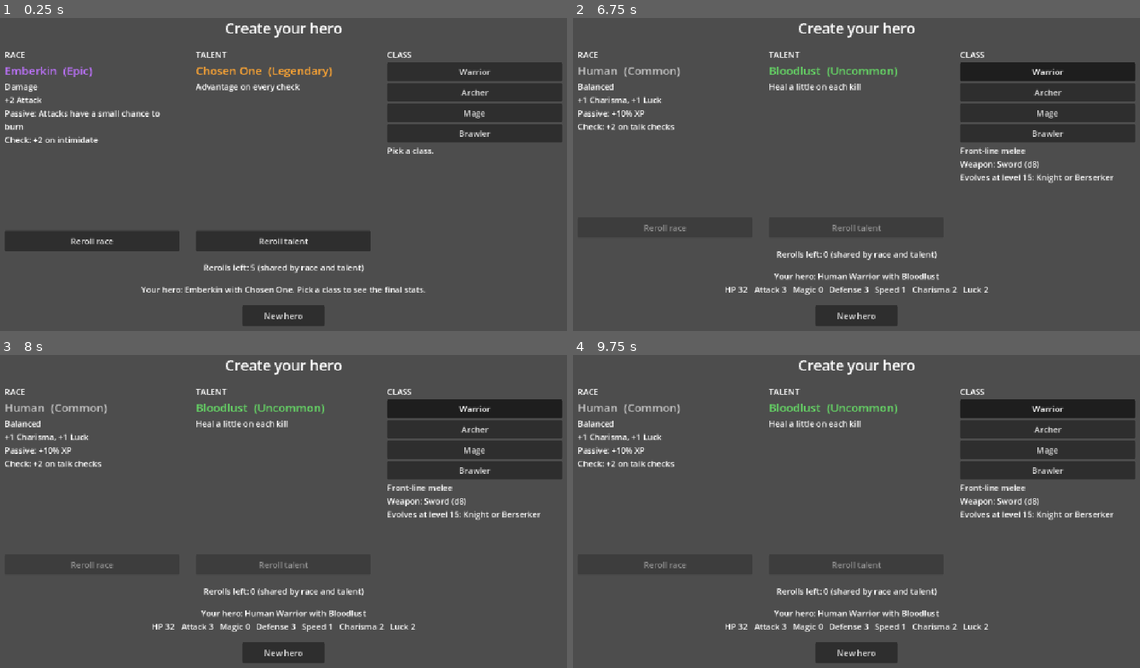
Above: before the commit, frames 1-4 (two rows, left to right).
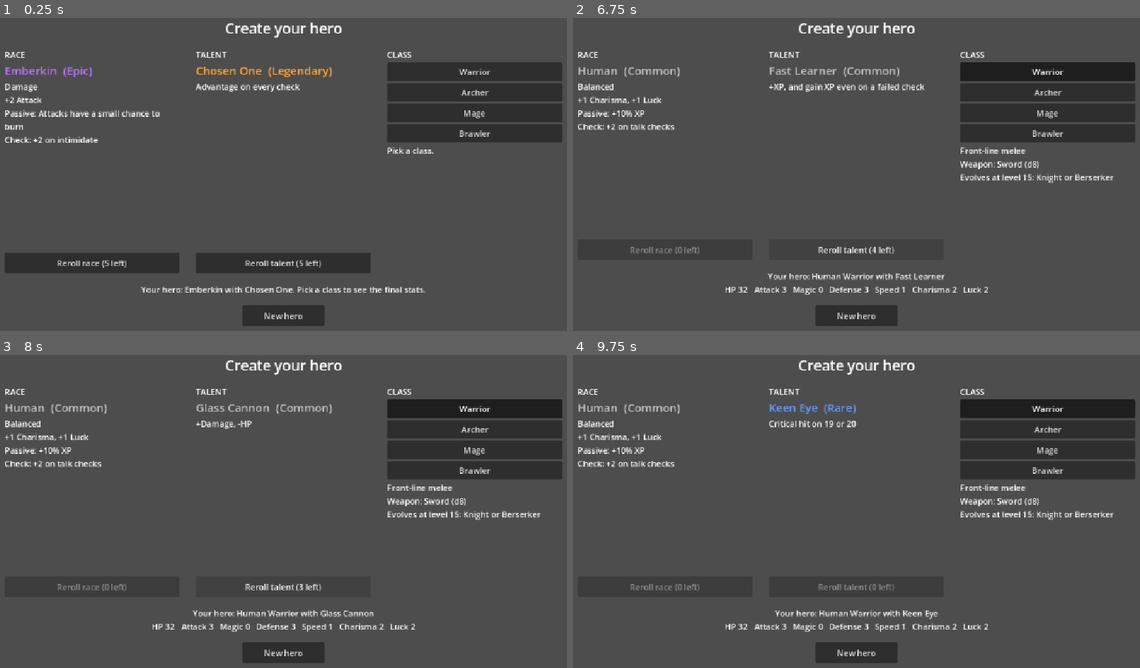
Above: after the commit, the same moments.

Repository: khasmn/project-k
Game: Godot game, scene res://scenes/character/character_creation.tscn
Two runs of this game, one before a commit and one after it. Both use one fixed random seed, a clock stepped at 60 frames per second and the inputs below.
Inputs (mouse positions are in pixels of both pictures, inside the frame that each line leads up to):
- Up to frame 1 (0.25 s): no input
- Up to frame 2 (6.75 s): click "New hero" at 0.5 s; click "New hero" at 1.25 s; click "Reroll race" (after the commit: "Reroll race (5 left)") at 2 s; click "Reroll race" (after the commit: "Reroll race (4 left)") at 2.75 s; click "Reroll race" (after the commit: "Reroll race (3 left)") at 3.5 s; click "Reroll race" (after the commit: "Reroll race (2 left)") at 4.25 s; click "Reroll race" (after the commit: "Reroll race (1 left)") at 5 s; click "Warrior" at 5.75 s; click (856, 249) at 6.5 s, where only the run after the commit has a clickable "Reroll talent (5 left)"
- Up to frame 3 (8 s): click (283, 586) at 7.25 s, where only the run after the commit has a clickable "Reroll talent (4 left)"
- Up to frame 4 (9.75 s): click (856, 586) at 8 s, where only the run after the commit has a clickable "Reroll talent (3 left)"; click (856, 586) at 8.75 s, where only the run after the commit has a clickable "Reroll talent (2 left)"; click (856, 586) at 9.5 s, where only the run after the commit has a clickable "Reroll talent (1 left)"

The runs differ from the first frame. In frame 1, 7.4% of the frame differs, in the area x 0-66%, y 68-82%; in frame 2, 1.9%; in frame 3, 1.8%; in frame 4, 1.6%.

Commit message:
5 rerolls each for race and talent instead of 5 shared
Co-Authored-By: Claude Opus 5.5 <noreply@anthropic.com>

Diff:
--- a/scenes/character/character_creation.tscn
+++ b/scenes/character/character_creation.tscn
@@ -108,11 +108,6 @@
 layout_mode = 2
 autowrap_mode = 3
 
-[node name="RerollsLabel" type="Label" parent="Margin/VBox"]
-unique_name_in_owner = true
-layout_mode = 2
-horizontal_alignment = 1
-
 [node name="HeroSummary" type="Label" parent="Margin/VBox"]
 unique_name_in_owner = true
 layout_mode = 2
--- a/scripts/character/character_creation.gd
+++ b/scripts/character/character_creation.gd
@@ -1,5 +1,5 @@
 extends Control
-## Character creation screen: shows the rolled race and talent, shared rerolls, and class buttons.
+## Character creation screen: shows the rolled race and talent with their rerolls, and class buttons.
 
 const RARITY_COLORS: Dictionary = {
 	"common": Color(0.75, 0.75, 0.75), "uncommon": Color(0.4, 0.85, 0.4), "rare": Color(0.4, 0.6, 1.0),
@@ -52,9 +52,10 @@
 		%ClassInfo.text = "%s\nWeapon: %s (d%d)\nEvolves at level 15: %s" % [
 			hero_class.role, hero_class.weapon, hero_class.damage_die, hero_class.evolves]
 
-	%RerollsLabel.text = "Rerolls left: %d (shared by race and talent)" % draft.rerolls_left
-	%RerollRaceButton.disabled = draft.rerolls_left == 0
-	%RerollTalentButton.disabled = draft.rerolls_left == 0
+	%RerollRaceButton.text = "Reroll race (%d left)" % draft.race_rerolls_left
+	%RerollTalentButton.text = "Reroll talent (%d left)" % draft.talent_rerolls_left
+	%RerollRaceButton.disabled = draft.race_rerolls_left == 0
+	%RerollTalentButton.disabled = draft.talent_rerolls_left == 0
 	%HeroSummary.text = _summary()
 
 
--- a/scripts/character/character_draft.gd
+++ b/scripts/character/character_draft.gd
@@ -1,6 +1,6 @@
 class_name CharacterDraft
 extends RefCounted
-## A hero being created: rolled race and talent, picked class, and the shared rerolls.
+## A hero being created: rolled race and talent, picked class, and 5 rerolls each for race and talent.
 
 const RARITY_CHANCES: Dictionary = {"common": 50, "uncommon": 25, "rare": 15, "epic": 8, "legendary": 2}
 const REROLLS: int = 5
@@ -12,23 +12,24 @@
 var race_id: String = roll_by_rarity(races)
 var talent_id: String = roll_by_rarity(talents)
 var class_id: String = ""
-var rerolls_left: int = REROLLS
+var race_rerolls_left: int = REROLLS
+var talent_rerolls_left: int = REROLLS
 
 
-## Spend one shared reroll on the race. Returns false if none are left.
+## Spend one race reroll. Returns false if none are left.
 func reroll_race() -> bool:
-	if rerolls_left == 0:
+	if race_rerolls_left == 0:
 		return false
-	rerolls_left -= 1
+	race_rerolls_left -= 1
 	race_id = roll_by_rarity(races)
 	return true
 
 
-## Spend one shared reroll on the talent. Returns false if none are left.
+## Spend one talent reroll. Returns false if none are left.
 func reroll_talent() -> bool:
-	if rerolls_left == 0:
+	if talent_rerolls_left == 0:
 		return false
-	rerolls_left -= 1
+	talent_rerolls_left -= 1
 	talent_id = roll_by_rarity(talents)
 	return true
 
--- a/tests/test_character.gd
+++ b/tests/test_character.gd
@@ -23,13 +23,14 @@
 	_check(not talent_counts.has("legendary"), "rolled a talent rarity that doesn't exist")
 	_check(absf(100.0 * talent_counts.common / ROLLS - 51.0) < 1.5, "talent chances didn't scale up")
 
-	# 5 rerolls shared between race and talent, then no more.
-	for i in 3:
+	# 5 rerolls each for race and talent; using race rerolls doesn't touch talent rerolls.
+	for i in 5:
 		_check(draft.reroll_race(), "race reroll refused early")
-	for i in 2:
+	_check(not draft.reroll_race(), "6th race reroll allowed")
+	_check(draft.talent_rerolls_left == 5, "race rerolls used talent rerolls")
+	for i in 5:
 		_check(draft.reroll_talent(), "talent reroll refused early")
-	_check(draft.rerolls_left == 0, "reroll counter wrong")
-	_check(not draft.reroll_race() and not draft.reroll_talent(), "6th reroll allowed")
+	_check(not draft.reroll_talent(), "6th talent reroll allowed")
 
 	# Stats = class base + race change.
 	draft.race_id = "glimmerfae"
Not shown, changed: CLAUDE.md
Not shown, changed: docs/memory/decisions.md
Not shown, changed: docs/memory/design.md
Not shown, changed: docs/memory/progress.md
